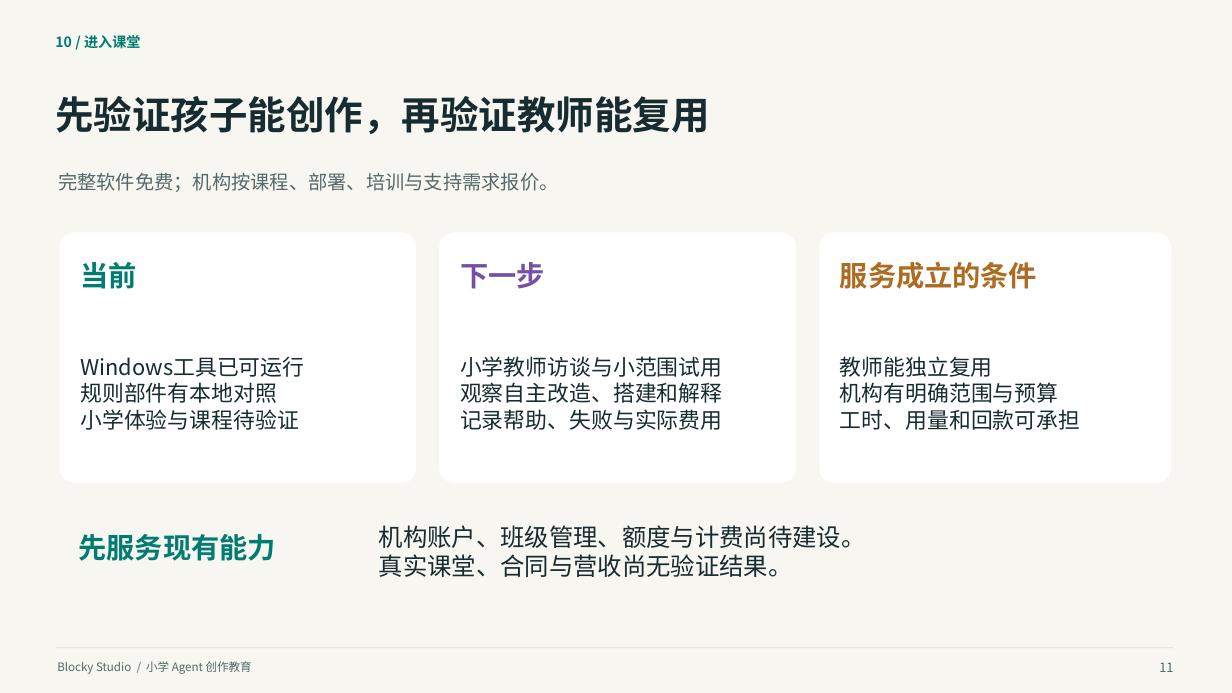
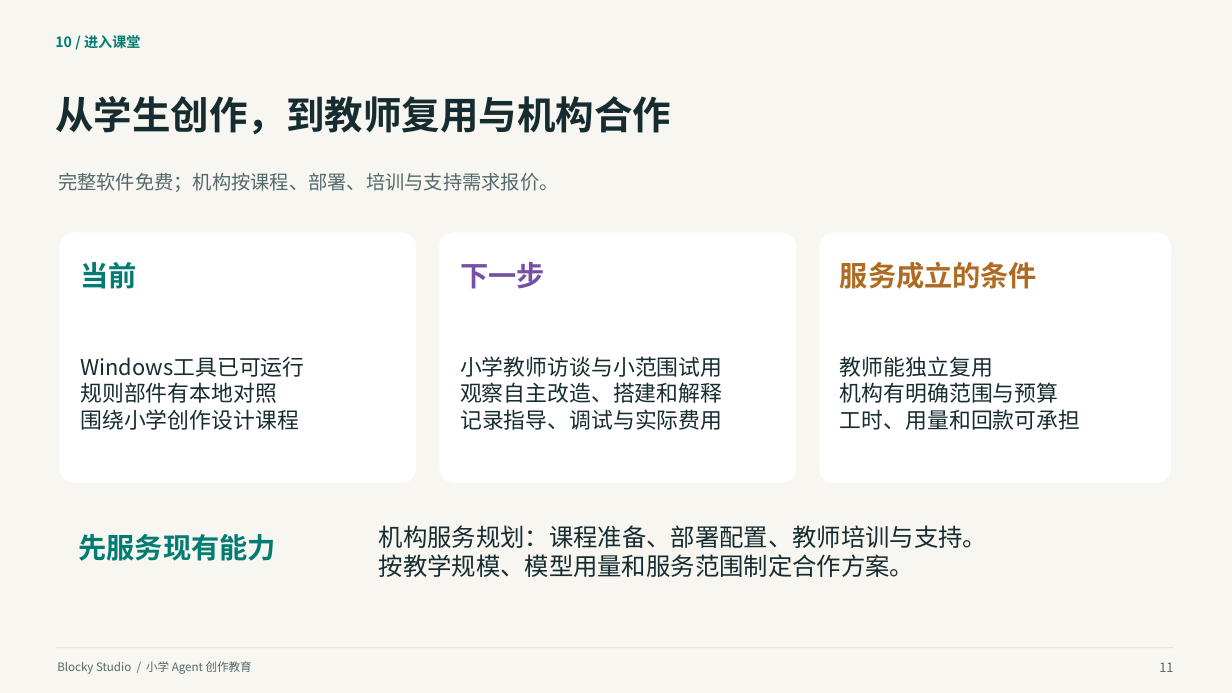
Before and after one commit to q2955161835-debug/Blocky-AI, a slide deck: slide 11 of doc/交付/2026-10-03-答辩与商业计划书/Blocky-Studio-小学Agent创作教育-2026-10-03.pptx. Drawn at 1232x693 pixels with LibreOffice and Linux fonts; fonts in the diff are those of the drawing. Boxes give left, top, right and bottom in pixels: in the first picture for what was removed or moved away, otherwise in the second. Text is boxed around its words. In the diff, an @@ line names an element or a change of style, - is before the commit and + after.

Commit message:
docs: revise pitch wording and record independent investor reaudit [skip ci]

```diff
--- a/doc/交付/2026-10-03-答辩与商业计划书/Blocky-Studio-小学Agent创作教育-2026-10-03.pptx
+++ b/doc/交付/2026-10-03-答辩与商业计划书/Blocky-Studio-小学Agent创作教育-2026-10-03.pptx
@@ text at (x1=55, y1=96, x2=671, y2=134): text changed @@
-先验证孩子能创作，再验证教师能复用
+从学生创作，到教师复用与机构合作
@@ text at (x1=80, y1=409, x2=299, y2=430): text changed @@
-小学体验与课程待验证
+围绕小学创作设计课程
@@ text at (x1=460, y1=409, x2=722, y2=430): text changed @@
-记录帮助、失败与实际费用
+记录指导、调试与实际费用
@@ text at (x1=379, y1=525, x2=987, y2=577): text changed @@
-机构账户、班级管理、额度与计费尚待建设。
-真实课堂、合同与营收尚无验证结果。
+机构服务规划：课程准备、部署配置、教师培训与支持。
+按教学规模、模型用量和服务范围制定合作方案。
```
Also in this commit, not shown: 14 other slides changed, 12 other files.
